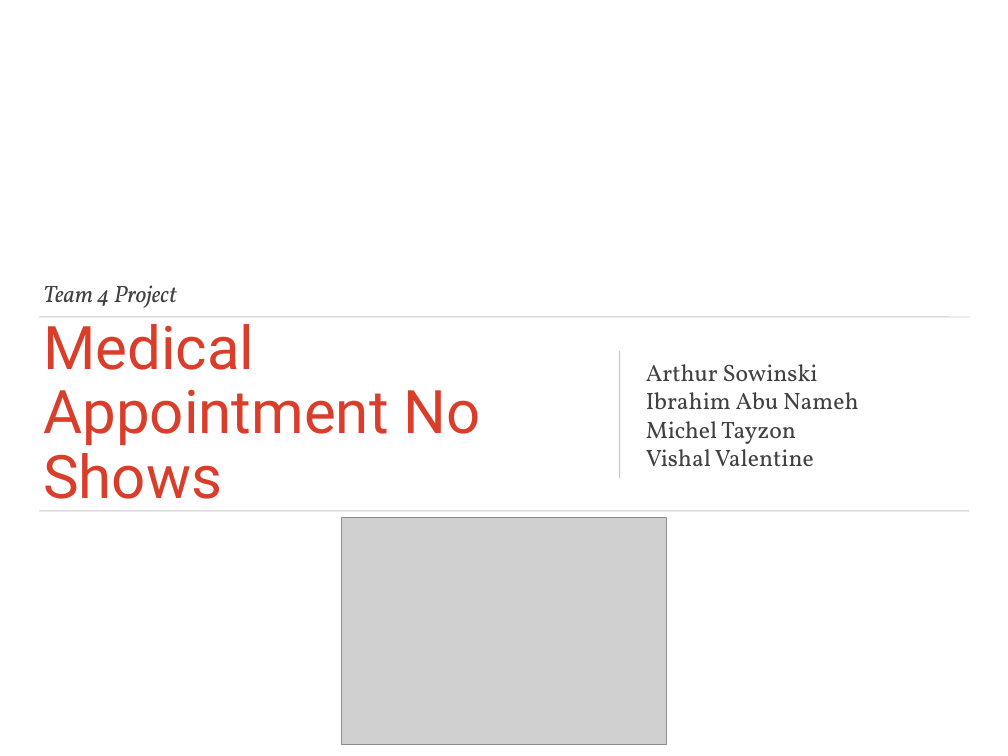
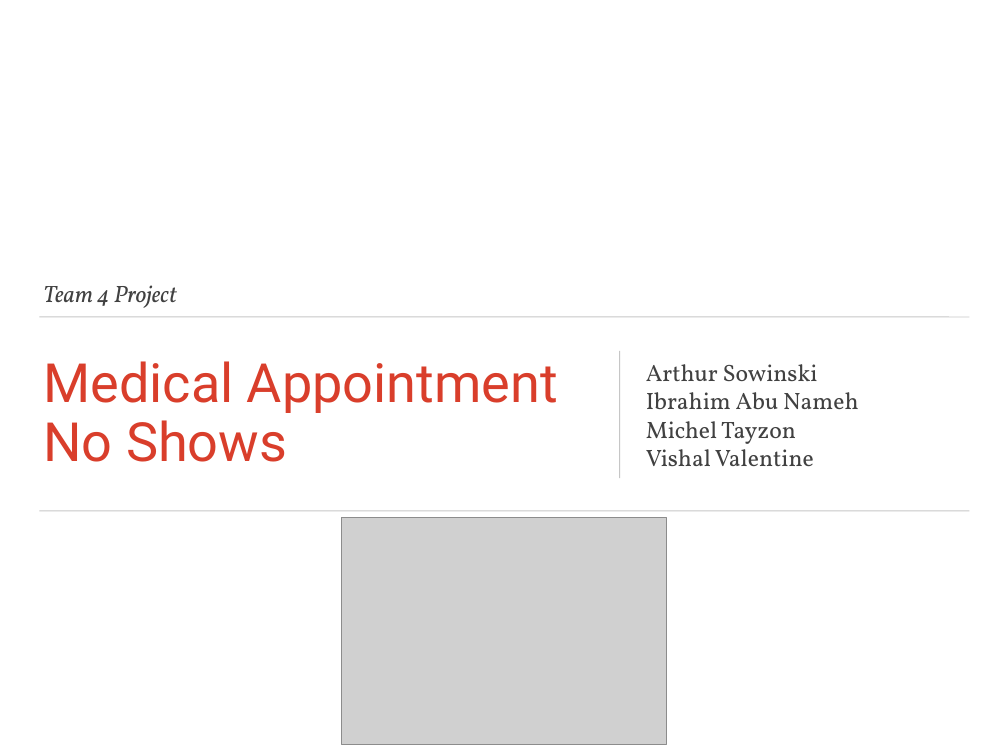
Before and after one commit to cooldude679/3253Team4, a slide deck: slide 1 of Team4_PPT_01.pptx. Drawn at 1008x756 pixels with LibreOffice and Linux fonts; fonts in the diff are those of the drawing; grey boxes stand for pictures; background and template pictures are left out. Boxes give left, top, right and bottom in pixels: in the first picture for what was removed or moved away, otherwise in the second. Text is boxed around its words. In the diff, an @@ line names an element or a change of style, - is before the commit and + after.

```diff
--- a/Team4_PPT_01.pptx
+++ b/Team4_PPT_01.pptx
@@ title "Medical Appointment No Shows" at (43, 361, 558, 462): size 61 to 54.9 pt @@
```
Also in this commit, not shown: 3 other slides changed.
